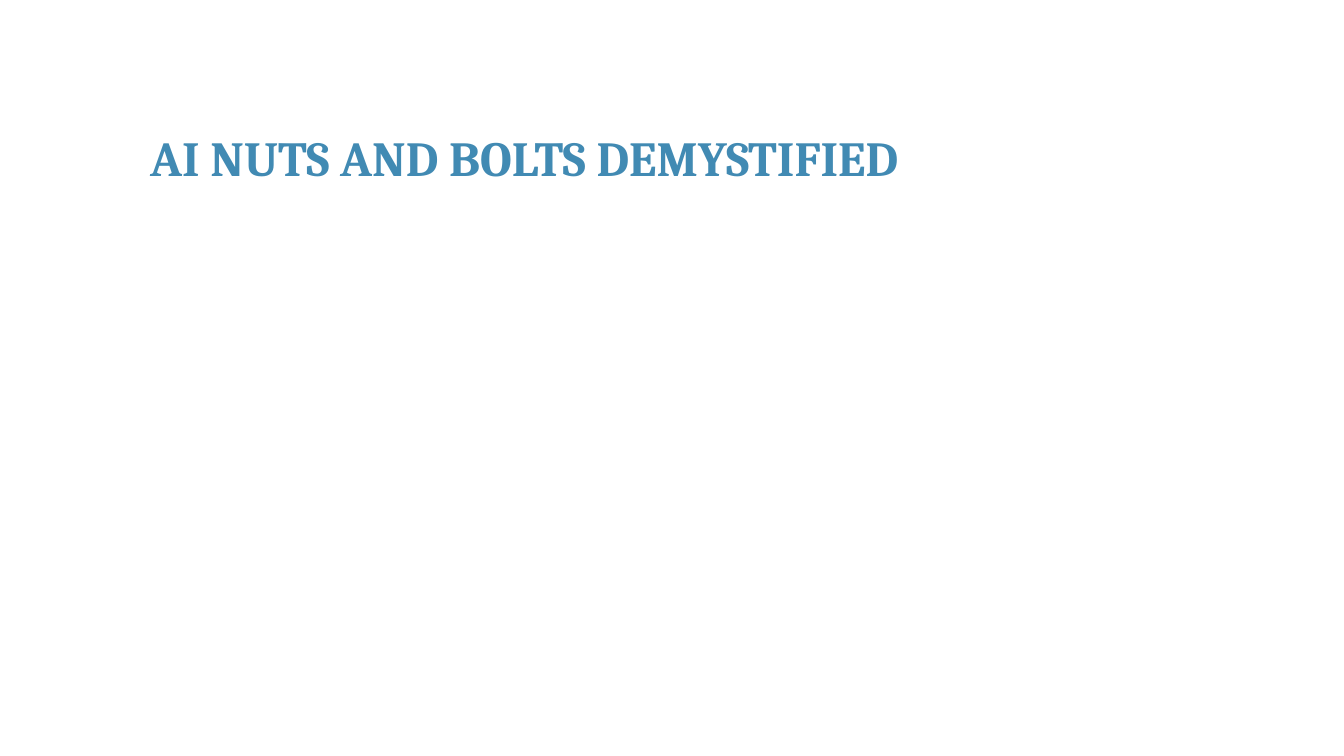
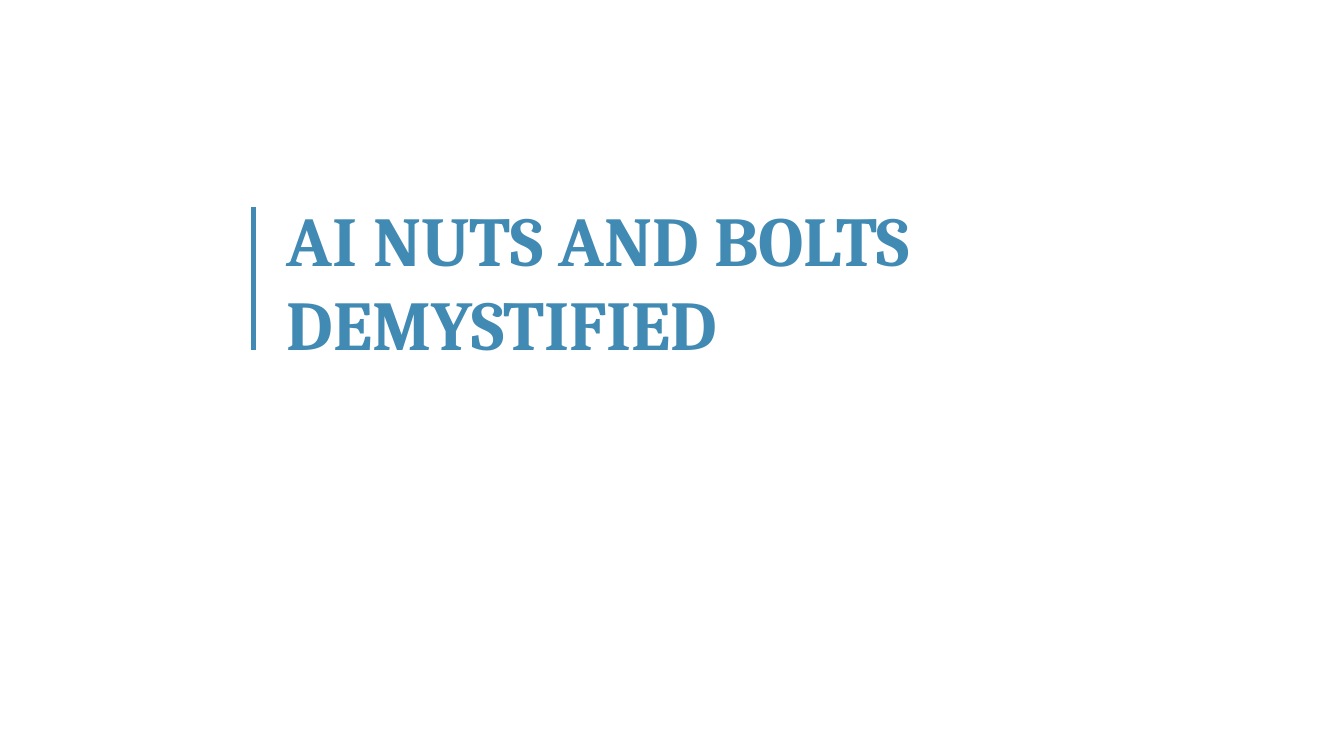
Before and after one commit to franckalbinet/itu-eaco-zanzibar-12-2018, a slide deck: slide 18 of presentations/session-5-application-of-ai.pptx. Drawn at 1344x756 pixels with LibreOffice and Linux fonts; fonts in the diff are those of the drawing; background and template pictures are left out. Boxes give left, top, right and bottom in pixels: in the first picture for what was removed or moved away, otherwise in the second. Text is boxed around its words. In the diff, an @@ line names an element or a change of style, - is before the commit and + after.

```diff
--- a/presentations/session-5-application-of-ai.pptx
+++ b/presentations/session-5-application-of-ai.pptx
@@ line added from (254, 208) to (254, 351), #418AB3 3 pt @@
@@ text "AI NUTS AND BOLTS DEMYSTIFIED": place and size @@
-text "AI NUTS AND BOLTS DEMYSTIFIED" at <box>150,143,899,177</box>
+text "AI NUTS AND BOLTS DEMYSTIFIED" at <box>287,218,909,351</box>
@@ text "AI NUTS AND BOLTS DEMYSTIFIED" at <box>287,218,909,351</box>: size 35 to 50 pt @@
```
Also in this commit, not shown: 30 other slides changed, 2 slides added, 2 slides removed, 2 other files.
